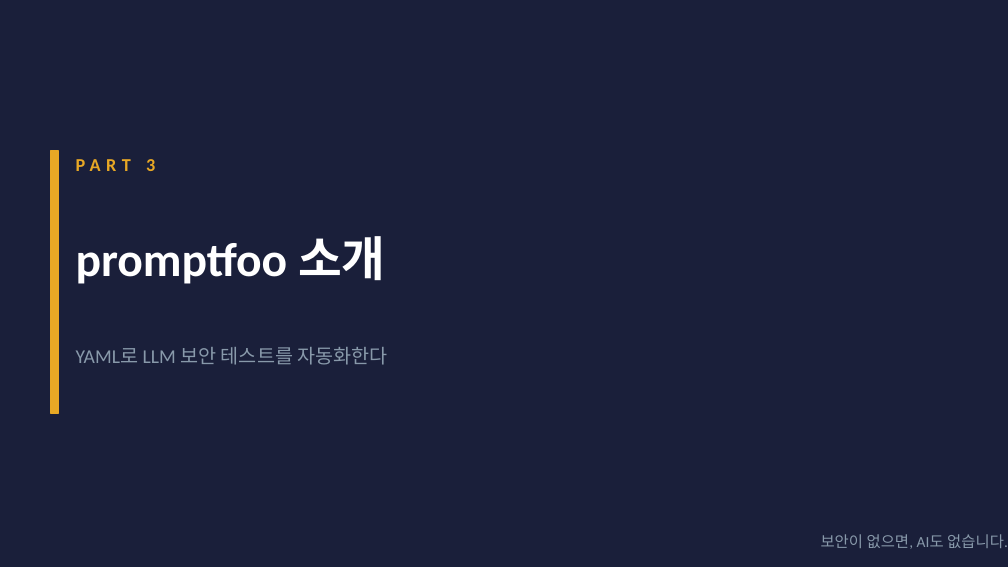
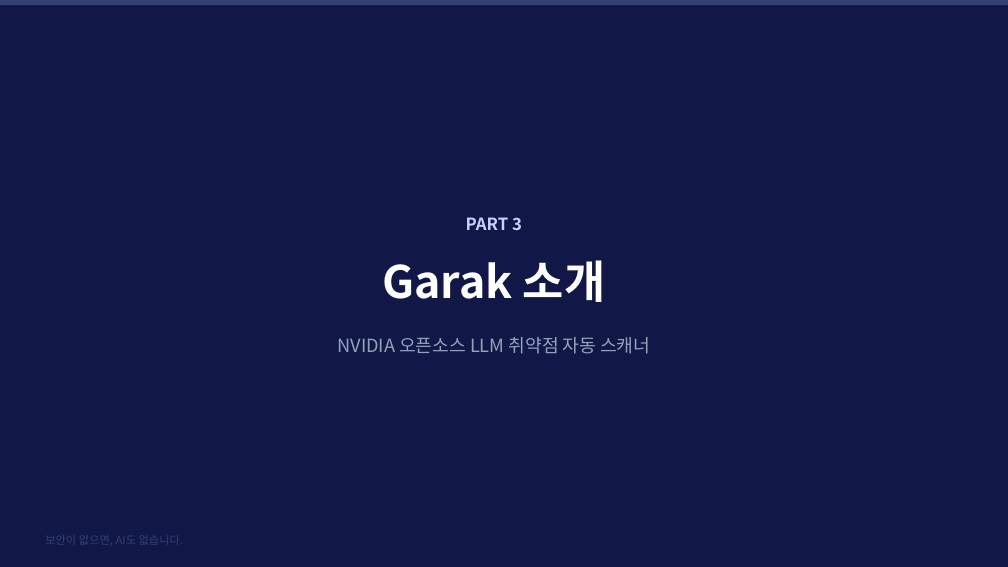
Before and after one commit to sulgik/security-workshop, a slide deck: slide 11 of ws02/class/ws02_슬롯3_방어대책_promptfoo.pptx. Drawn at 1008x567 pixels with LibreOffice and Linux fonts; fonts in the diff are those of the drawing. Boxes give left, top, right and bottom in pixels: in the first picture for what was removed or moved away, otherwise in the second. Text is boxed around its words. In the diff, an @@ line names an element or a change of style, - is before the commit and + after.

```diff
--- a/ws02/class/ws02_슬롯3_방어대책_promptfoo.pptx
+++ b/ws02/class/ws02_슬롯3_방어대책_promptfoo.pptx
@@ background #1A1F3A to #111848 @@
@@ rectangle added at box(0, 0, 1008, 5), fill #334175 @@
@@ rectangle removed at box(50, 151, 58, 413) @@
@@ text "PART 3": place and size @@
-text "PART 3" at box(76, 159, 155, 171)
+text "PART 3" at box(466, 217, 522, 230)
@@ text "PART 3" at box(466, 217, 522, 230): size 13 to 12 pt, font Calibri to Noto Sans CJK KR, text colour #E8A825 to #C7D2FE, letter spacing 4 to 0 pt; alignment left to centre; vertical alignment middle to top @@
@@ text "Garak 소개" at box(382, 260, 605, 302): vertical alignment middle to top @@
@@ text at box(382, 260, 605, 302): text changed; size 34 to 32 pt; font Calibri to Noto Sans CJK KR @@
-promptfoo 소개
+Garak 소개
@@ text "NVIDIA 오픈소스 LLM 취약점 자동 ..." at box(338, 337, 650, 354): vertical alignment middle to top @@
@@ text at box(338, 337, 650, 354): text changed; size 14 to 13 pt; font Calibri to Noto Sans CJK KR; text colour #8899AA to #94A3B8 @@
-YAML로 LLM 보안 테스트를 자동화한다
+NVIDIA 오픈소스 LLM 취약점 자동 스캐너
@@ text "보안이 없으면, AI도 없습니다.": place and size @@
-text "보안이 없으면, AI도 없습니다." at box(821, 534, 1008, 549)
+text "보안이 없으면, AI도 없습니다." at box(45, 537, 184, 544)
@@ text "보안이 없으면, AI도 없습니다." at box(45, 537, 184, 544): size 11 to 8 pt, font Calibri to Noto Sans CJK KR, text colour #8899AA to #334175; alignment right to left; vertical alignment middle to top @@
```
Also in this commit, not shown: 5 other slides changed, 3 slides added, 3 slides removed, 1 other file.
